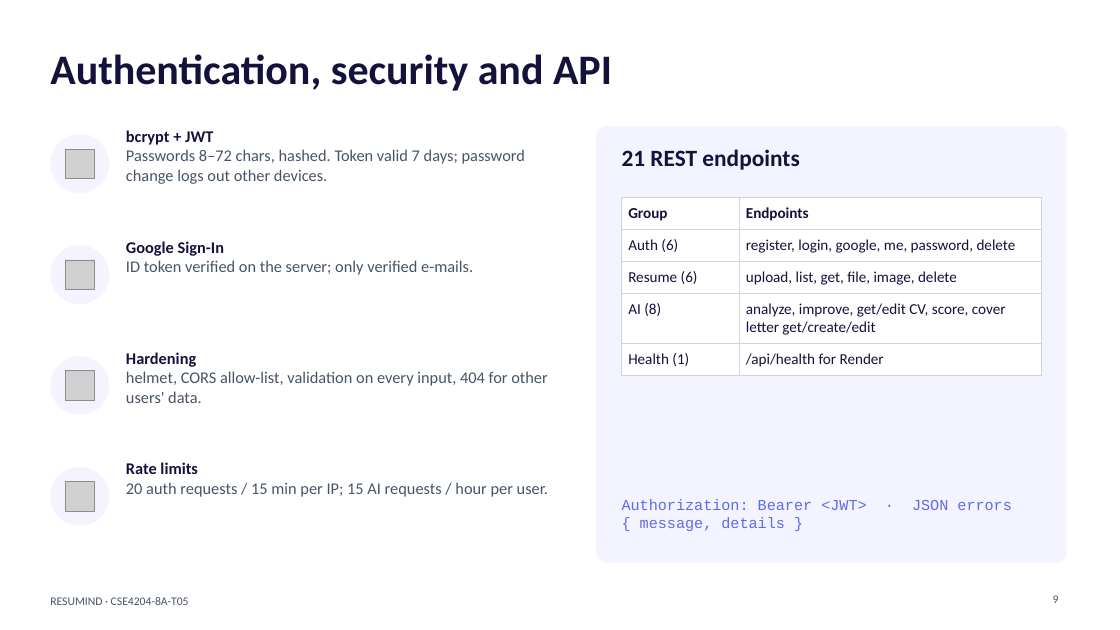
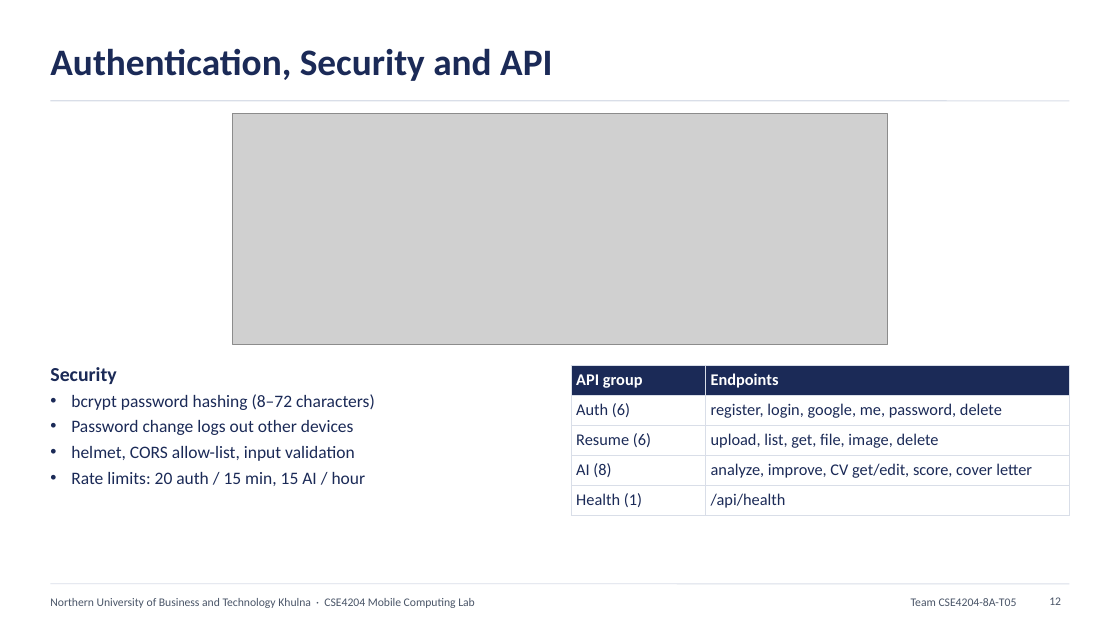
Before and after one commit to mahamud894/AI_Resume_Analyzer, a slide deck: slide 12 of documentation/Week 13 Assignment — Presentation/CSE4204-8A-T05 Presentation.pptx (slide 9 before the commit). Drawn at 1120x630 pixels with LibreOffice and Linux fonts; fonts in the diff are those of the drawing; grey boxes stand for pictures. Boxes give left, top, right and bottom in pixels: in the first picture for what was removed or moved away, otherwise in the second. Text is boxed around its words. In the diff, an @@ line names an element or a change of style, - is before the commit and + after.

Commit message:
docs: presentation in standard university style

```diff
--- a/documentation/Week 13 Assignment — Presentation/CSE4204-8A-T05 Presentation.pptx
+++ b/documentation/Week 13 Assignment — Presentation/CSE4204-8A-T05 Presentation.pptx
@@ title at (x1=50, y1=48, x2=552, y2=81): text changed; size 36 to 32 pt; text colour #14123A to #1B2A57 @@
-Authentication, security and API
+Authentication, Security and API
@@ line added from (50, 101) to (1070, 101), #D9DEE8 1 pt @@
@@ picture added at (x1=233, y1=113, x2=887, y2=344) @@
@@ ellipse removed at (x1=50, y1=134, x2=109, y2=193) @@
@@ picture removed at (x1=66, y1=149, x2=95, y2=178) @@
@@ text removed at (x1=126, y1=130, x2=525, y2=184) @@
-bcrypt + JWT
-Passwords 8–72 chars, hashed. Token valid 7 days; password change logs out other devices.
@@ rounded rectangle removed at (x1=597, y1=126, x2=1067, y2=563) @@
@@ text removed at (x1=622, y1=149, x2=799, y2=170) @@
-21 REST endpoints
@@ ellipse removed at (x1=50, y1=245, x2=109, y2=304) @@
@@ picture removed at (x1=66, y1=260, x2=95, y2=290) @@
@@ text removed at (x1=126, y1=241, x2=473, y2=275) @@
-Google Sign-In
-ID token verified on the server; only verified e-mails.
@@ ellipse removed at (x1=50, y1=356, x2=109, y2=415) @@
@@ text removed at (x1=126, y1=352, x2=547, y2=403) @@
-Hardening
-helmet, CORS allow-list, validation on every input, 404 for other users' data.
@@ text at (x1=50, y1=367, x2=375, y2=486): text changed; size 14 to 15 pt; text colour #475467 to #1B2A57 @@
-Rate limits
-20 auth requests / 15 min per IP; 15 AI requests / hour per user.
+Security
+• bcrypt password hashing (8–72 characters)
+• Password change logs out other devices
+• helmet, CORS allow-list, input validation
+• Rate limits: 20 auth / 15 min, 15 AI / hour
@@ picture removed at (x1=66, y1=371, x2=95, y2=401) @@
@@ table at (x1=571, y1=365, x2=1070, y2=512) @@
-row 1, column 1: Group
+row 1, column 1: API group
-row 4, column 2: analyze, improve, get/edit CV, score, cover letter get/create/edit
+row 4, column 2: analyze, improve, CV get/edit, score, cover letter
-row 5, column 2: /api/health for Render
+row 5, column 2: /api/health
@@ fill #FFFFFF to #1B2A57 in row 1 @@
@@ fill #FFFFFF to none in 8 cells @@
@@ size 13 to 14 pt in "Endpoints", "Auth (6)", "register, login, google, me, password, delete", "Resume (6)" and 3 more places @@
@@ text colour #14123A to #FFFFFF in "Endpoints" @@
@@ text colour #14123A to #1B2A57 in "Auth (6)", "register, login, google, me, password, delete", "Resume (6)", "upload, list, get, file, image, delete" and 2 more places @@
@@ borders changed @@
@@ table resized from (x1=622, y1=197, x2=1042, y2=371) to (x1=571, y1=365, x2=1070, y2=512) @@
@@ ellipse removed at (x1=50, y1=467, x2=109, y2=526) @@
@@ picture removed at (x1=66, y1=482, x2=95, y2=512) @@
@@ text removed at (x1=622, y1=499, x2=1012, y2=510) @@
-Authorization: Bearer <JWT> · JSON errors { message, details }
@@ line added from (50, 584) to (1070, 584), #D9DEE8 0.75 pt @@
@@ text added at (x1=50, y1=598, x2=475, y2=608), 10 pt, text #4A5568 @@
+Northern University of Business and Technology Khulna · CSE4204 Mobile Computing Lab
@@ text at (x1=911, y1=598, x2=1017, y2=606): text changed; text colour #475467 to #4A5568 @@
-RESUMIND · CSE4204-8A-T05
+Team CSE4204-8A-T05
@@ page number added at (x1=1049, y1=597, x2=1061, y2=605), 10 pt, text #4A5568 @@
+12
@@ page number removed at (x1=1053, y1=595, x2=1059, y2=603) @@
-9
```
Also in this commit, not shown: 13 other slides changed, 6 slides added, 2 slides removed, 1 other file.
